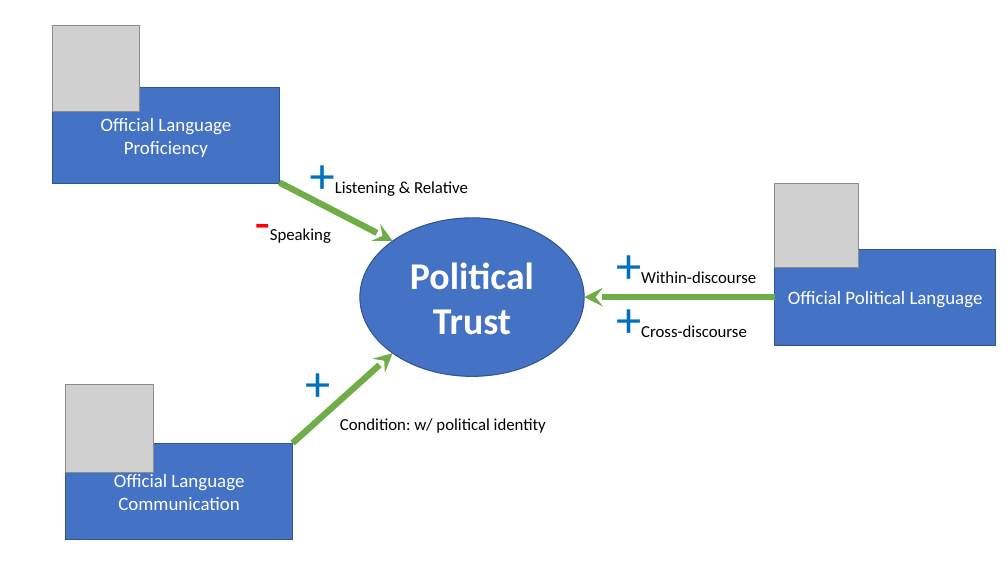
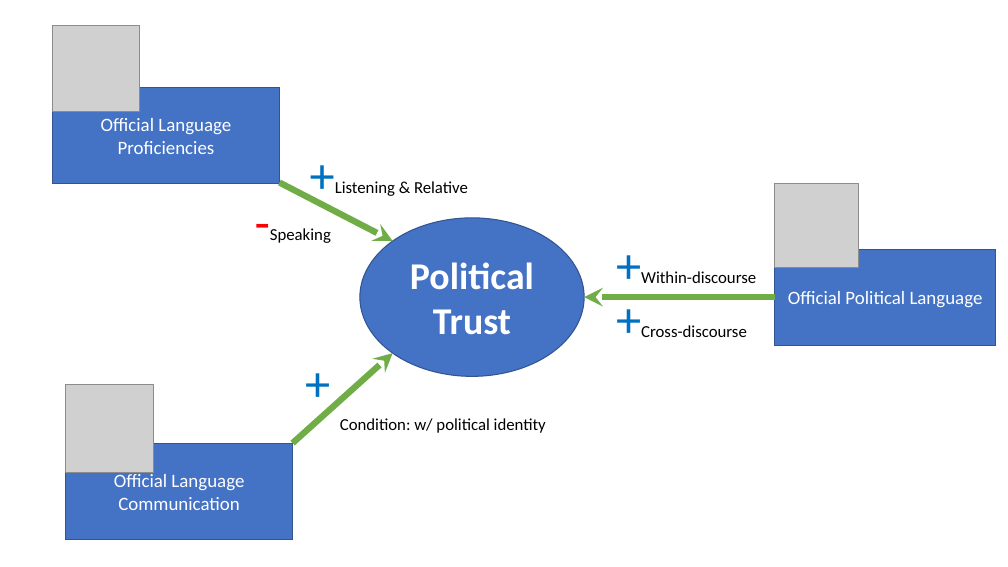
Before and after one commit to sammo3182/slides_gh, a slide deck: slide 3 of slides/guestLecture/image/diagrams.pptx. Drawn at 1008x567 pixels with LibreOffice and Linux fonts; fonts in the diff are those of the drawing; grey boxes stand for pictures. Boxes give left, top, right and bottom in pixels: in the first picture for what was removed or moved away, otherwise in the second. Text is boxed around its words. In the diff, an @@ line names an element or a change of style, - is before the commit and + after.

```diff
--- a/slides/guestLecture/image/diagrams.pptx
+++ b/slides/guestLecture/image/diagrams.pptx
@@ text in rectangle at (x1=101, y1=118, x2=231, y2=154): text changed @@
-Official Language Proficiency
+Official Language Proficiencies
```
Also in this commit, not shown: 5 other files.
